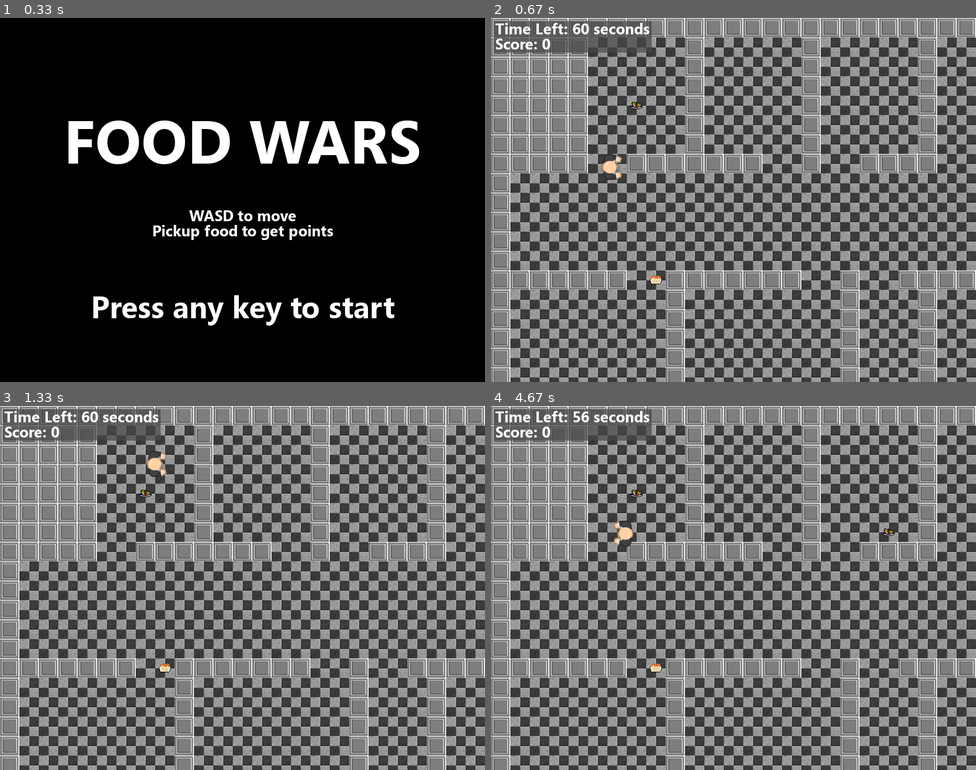
Above: before the commit, frames 1-4 (two rows, left to right).
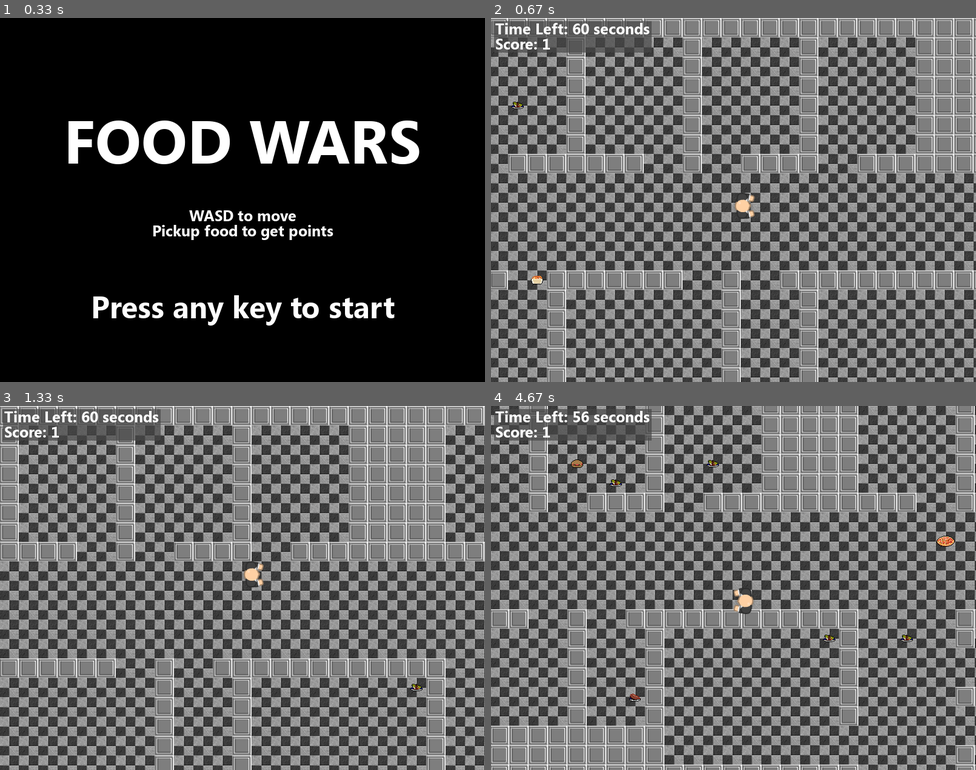
Above: after the commit, the same moments.

Repository: bly852/ICS3U1
Game: pygame game, started from (19.12.06) Culminating/game.py
Same seed, same stepped clock (60 frames per second), same inputs: the game is played once before the commit and once after it.
Inputs:
- Up to frame 1 (0.33 s): no input
- Up to frame 2 (0.67 s): hold D from 0.33 s (still down)
- Up to frame 3 (1.33 s): release D at 0.8 s; hold W 0.88-1.18 s; hold D from 1.22 s (still down)
- Up to frame 4 (4.67 s): release D at 1.68 s; hold A 1.72-2.25 s; hold S 2.28-2.58 s; hold A 2.62-3.02 s; hold W 3.05-3.42 s; hold D 3.45-4.08 s; hold S 4.12-4.48 s; hold A from 4.52 s (still down)

Frame 1 is identical in both runs. In frame 2, 38% of the frame differs, in the area x 0-100%, y 0-100%; in frame 3, 30%; in frame 4, 84%.

Commit message:
Changed Spawn Rate of Food

Diff:
--- a/(19.12.06) Culminating/maps/tdss.txt
+++ b/(19.12.06) Culminating/maps/tdss.txt
@@ -6,31 +6,31 @@
 XXXXX.....X.....X.....X.....XXXXX.....X.....X.....X.....X.....X.....X
 XXXXX.....X.....X.....X.....XXXXX.....X.....X.....X.....X.....X.....X
 XXXXX..XXXXXXX..X..XXXX..XXXXXXXXXXX..XXXX..XXXX..XXXX..XXXX..XXXX..X
-X........1...........................................................
 X....................................................................
 X....................................................................
+X...............1....................................................
 X....................................................................
 X....................................................................
 XXXXXXX..XXXXXXX..X..XXXXXXXXXXXX.....XXXXXXXXX..XX..XXXXXXXXXXXXXXXX
-X........X........X...X.........X.....X.....X....X.....X
-X........X........X...X.........X...........X....X.....X
-X........X........X...X.........X...........XXXXXX.....X
-X........X........X...X.........X.....XXXXXXXXXXXX.....X
-X........X........X...X.........X...........XXXXXXXXXXXX
-XXXXXXXXXXXXXXXXXXXXXXX.....................XXXXXX
-XXXXXXXXXXXXXXXXXXXXXXX...............X.....XXXXXX
-XXXXXXXXXXXXXXXXXXXXXXXXXXXXXXXXX.....XXXXXXXXXXXX
-XXXXXXXXXXXXXXXXXXXXXXX.........X.....XXXXXXXXXXXX
-XXXXXXXXXXXXXXXXXXXXXXX.........X.....XXXXXXXXXXXX
-XXXXXXXXXXXXXXXXXXXXXXX.........X.....XXXXXXXXXXXX
-XXXXXXXXXXXXXXXXXXXXXXX.........X.....XXXXXXXXXXXX
-XXXXXXXXXXXXXXXXXXXXXXX...............XXXXXXXXXXXX
-XXXXXXXXXXXXXXXXXXXXXXX...............XXXXXXXXXXXX
-XXXXXXXXXXXXXXXXXXXXXXXXXXXXXXXXX.....XXXXXXXXXXXX
-XXXXXXXXXXXXXXXXXXXXXXX.........X.....XXXXXXXXXXXX
-XXXXXXXXXXXXXXXXXXXXXXX.........X.....XXXXXXXXXXXX
-XXXXXXXXXXXXXXXXXXXXXXX.........X.....XXXXXXXXXXXX
-XXXXXXXXXXXXXXXXXXXXXXX.........X.....XXXXXXXXXXXX
-XXXXXXXXXXXXXXXXXXXXXXX...............XXXXXXXXXXXX
-XXXXXXXXXXXXXXXXXXXXXXX...............XXXXXXXXXXXX
-XXXXXXXXXXXXXXXXXXXXXXXXXXXXXXXXX.....XXXXXXXXXXXX
+X........X........X...X.........X.....X.....X....X.....XXXXXXXXXXXXXX
+X........X........X...X.........X...........X....X.....XXXXXXXXXXXXXX
+X........X........X...X.........X...........XXXXXX.....XXXXXXXXXXXXXX
+X........X........X...X.........X.....XXXXXXXXXXXX.....XXXXXXXXXXXXXX
+X........X........X...X.........X...........XXXXXXXXXXXXXXXXXXXXXXXXX
+XXXXXXXXXXXXXXXXXXXXXXX.....................XXXXXXXXXXXXXXXXXXXXXXXXX
+XXXXXXXXXXXXXXXXXXXXXXX...............X.....XXXXXXXXXXXXXXXXXXXXXXXXX
+XXXXXXXXXXXXXXXXXXXXXXXXXXXXXXXXX.....XXXXXXXXXXXXXXXXXXXXXXXXXXXXXXX
+XXXXXXXXXXXXXXXXXXXXXXX.........X.....XXXXXXXXXXXXXXXXXXXXXXXXXXXXXXX
+XXXXXXXXXXXXXXXXXXXXXXX.........X.....XXXXXXXXXXXXXXXXXXXXXXXXXXXXXXX
+XXXXXXXXXXXXXXXXXXXXXXX.........X.....XXXXXXXXXXXXXXXXXXXXXXXXXXXXXXX
+XXXXXXXXXXXXXXXXXXXXXXX.........X.....XXXXXXXXXXXXXXXXXXXXXXXXXXXXXXX
+XXXXXXXXXXXXXXXXXXXXXXX...............XXXXXXXXXXXXXXXXXXXXXXXXXXXXXXX
+XXXXXXXXXXXXXXXXXXXXXXX...............XXXXXXXXXXXXXXXXXXXXXXXXXXXXXXX
+XXXXXXXXXXXXXXXXXXXXXXXXXXXXXXXXX.....XXXXXXXXXXXXXXXXXXXXXXXXXXXXXXX
+XXXXXXXXXXXXXXXXXXXXXXX.........X.....XXXXXXXXXXXXXXXXXXXXXXXXXXXXXXX
+XXXXXXXXXXXXXXXXXXXXXXX.........X.....XXXXXXXXXXXXXXXXXXXXXXXXXXXXXXX
+XXXXXXXXXXXXXXXXXXXXXXX.........X.....XXXXXXXXXXXXXXXXXXXXXXXXXXXXXXX
+XXXXXXXXXXXXXXXXXXXXXXX.........X.....XXXXXXXXXXXXXXXXXXXXXXXXXXXXXXX
+XXXXXXXXXXXXXXXXXXXXXXX...............XXXXXXXXXXXXXXXXXXXXXXXXXXXXXXX
+XXXXXXXXXXXXXXXXXXXXXXX...............XXXXXXXXXXXXXXXXXXXXXXXXXXXXXXX
+XXXXXXXXXXXXXXXXXXXXXXXXXXXXXXXXX.....XXXXXXXXXXXXXXXXXXXXXXXXXXXXXXX
--- a/(19.12.06) Culminating/settings.py
+++ b/(19.12.06) Culminating/settings.py
@@ -42,8 +42,8 @@
 
 
 # food settings
-food_spawn_rate = 100 # lower number = more food
-food_spawn_timer = 1 # seconds between food spawn
+food_spawn_rate = 50 # lower number = more food
+food_spawn_timer = 0.25 # seconds between food spawn
 
 
 # text settings
